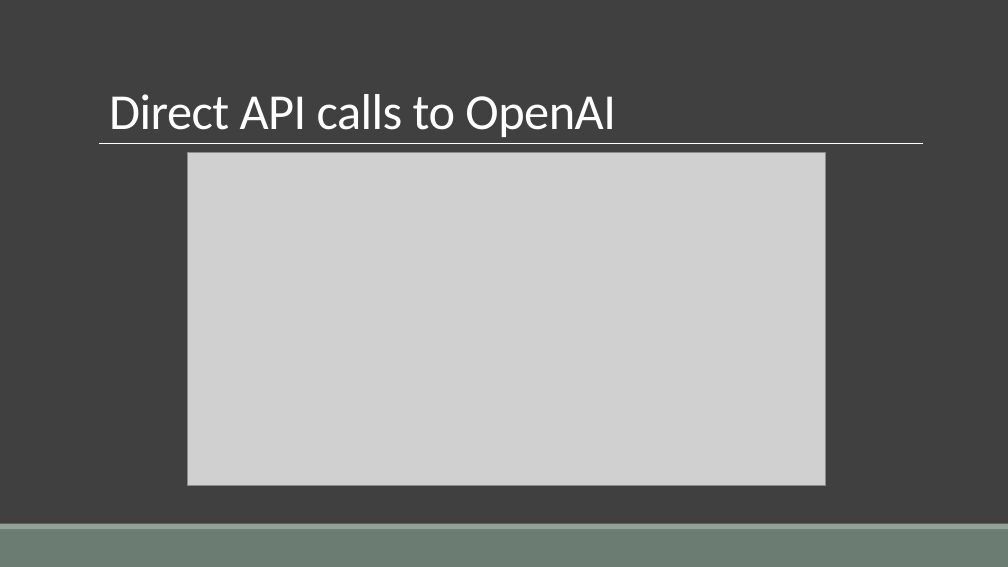
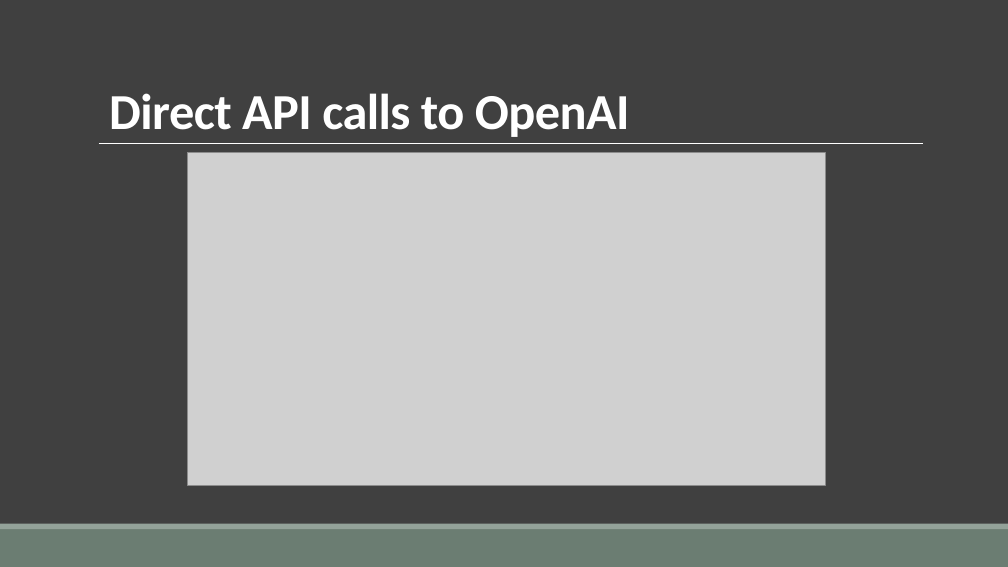
Before and after one commit to AlirezaSaei1/NLP-Assignments, a slide deck: slide 4 of Presentation/Slides/Presentation.pptx. Drawn at 1008x567 pixels with LibreOffice and Linux fonts; fonts in the diff are those of the drawing; grey boxes stand for pictures. Boxes give left, top, right and bottom in pixels: in the first picture for what was removed or moved away, otherwise in the second. Text is boxed around its words. In the diff, an @@ line names an element or a change of style, - is before the commit and + after.

```diff
--- a/Presentation/Slides/Presentation.pptx
+++ b/Presentation/Slides/Presentation.pptx
@@ title "Direct API calls to OpenAI" at (109,93,630,137): bold on @@
```
Also in this commit, not shown: 6 other slides changed, 3 slides added.
